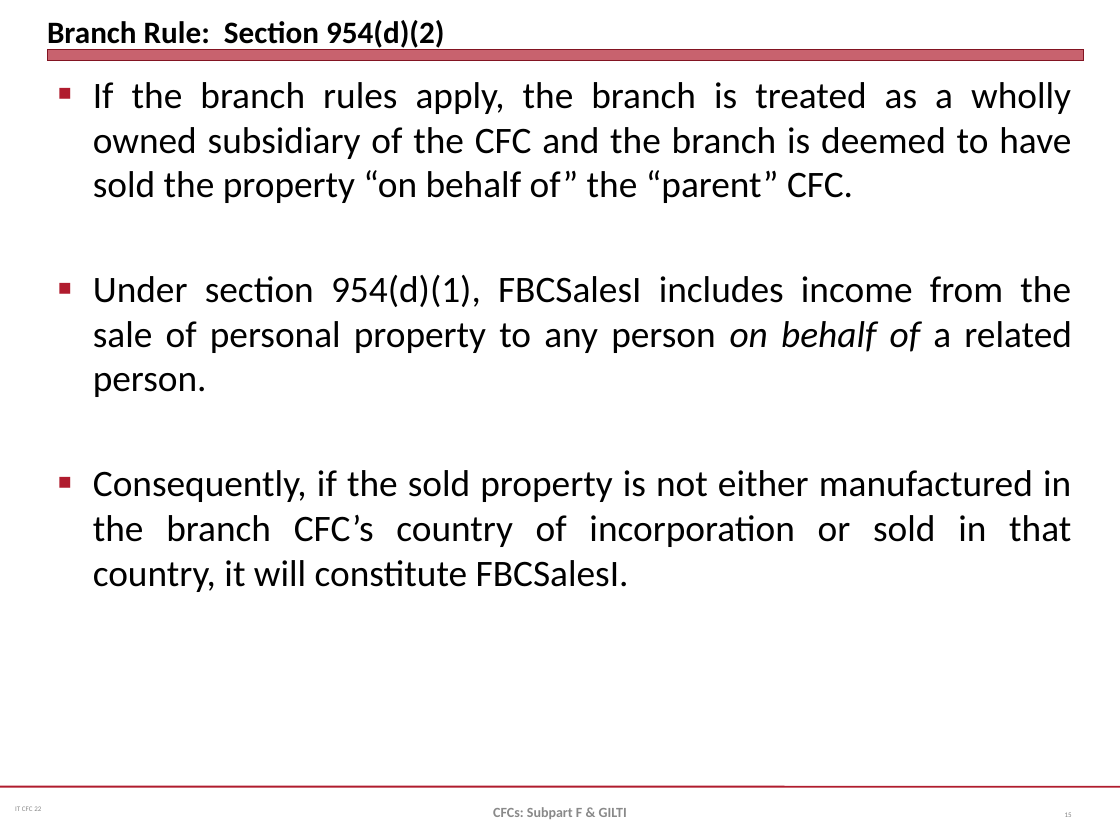
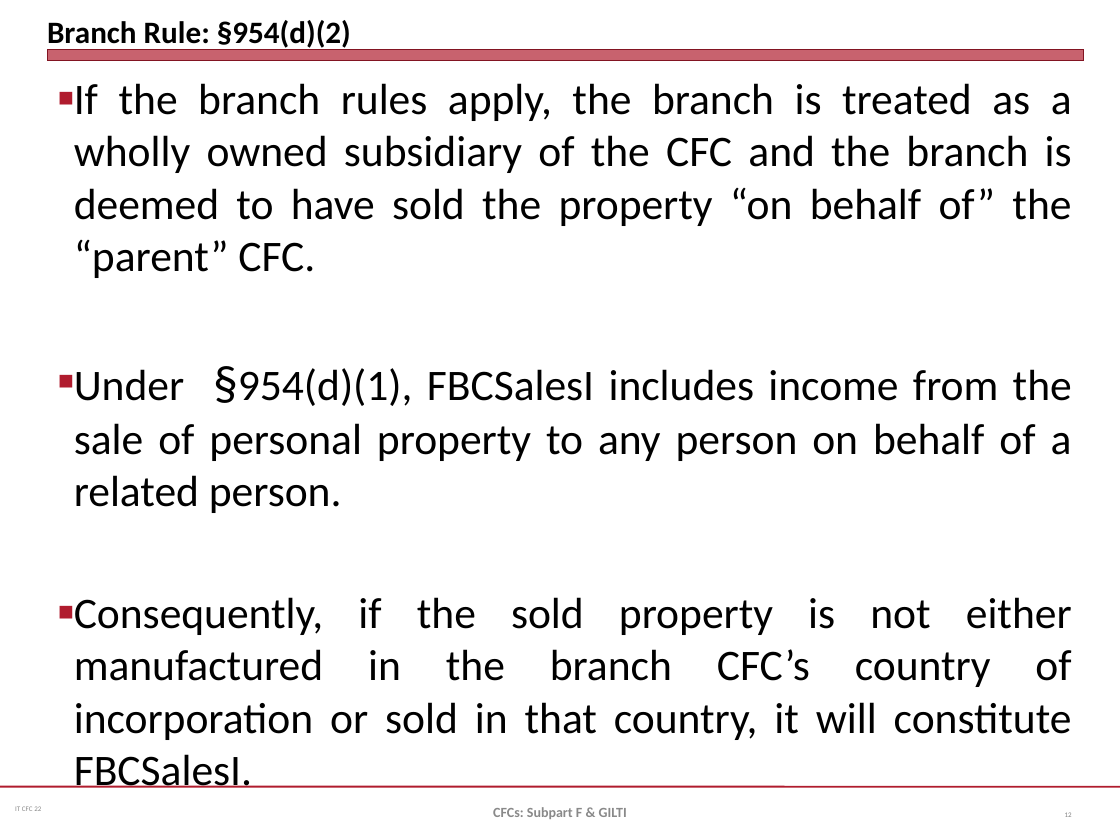
Before and after one commit to jmc877/International-Tax, a slide deck: slide 12 of slides/IT_CFC_22_1.pptx (slide 15 before the commit). Drawn at 1120x840 pixels with LibreOffice and Linux fonts; fonts in the diff are those of the drawing. Boxes give left, top, right and bottom in pixels: in the first picture for what was removed or moved away, otherwise in the second. Text is boxed around its words. In the diff, an @@ line names an element or a change of style, - is before the commit and + after.

```diff
--- a/slides/IT_CFC_22_1.pptx
+++ b/slides/IT_CFC_22_1.pptx
@@ title at bbox=[47, 20, 351, 51]: text changed @@
-Branch Rule: Section 954(d)(2)
+Branch Rule: §954(d)(2)
@@ text at bbox=[74, 83, 1072, 788]: size 24 to 28 pt in "If the branch rules apply, the branch ...", "Consequently, if the sold property is not ..."; indent changed @@
@@ text at bbox=[74, 368, 1072, 513]: text changed; size 24 to 28 pt @@
-■ Under section 954(d)(1), FBCSalesI includes income from the sale of personal property to any person on behalf of a related person.
+■ Under §954(d)(1), FBCSalesI includes income from the sale of personal property to any person on behalf of a related person.
```
Also in this commit, not shown: 16 other slides changed, 7 slides added, 2 slides removed, 2 other files.
